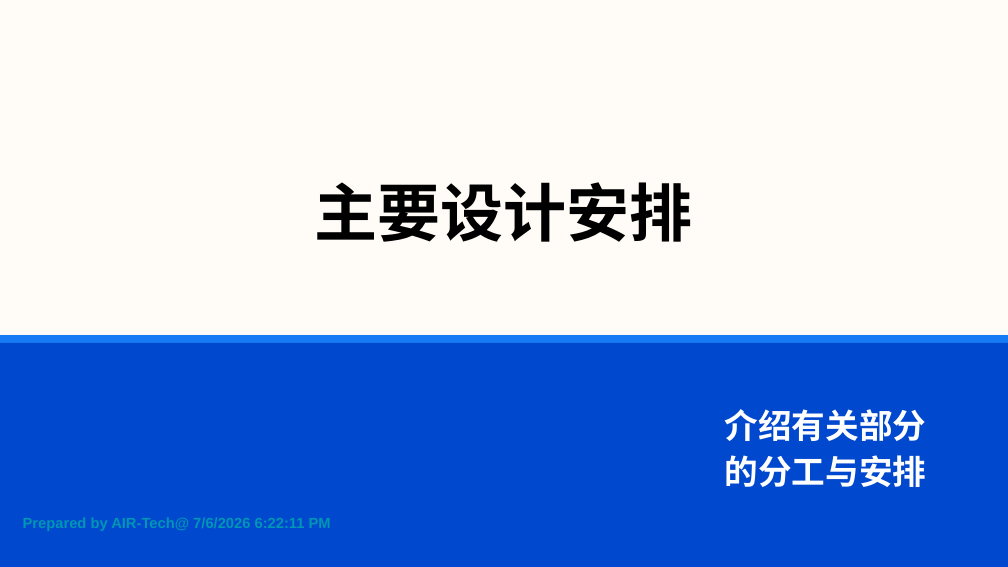
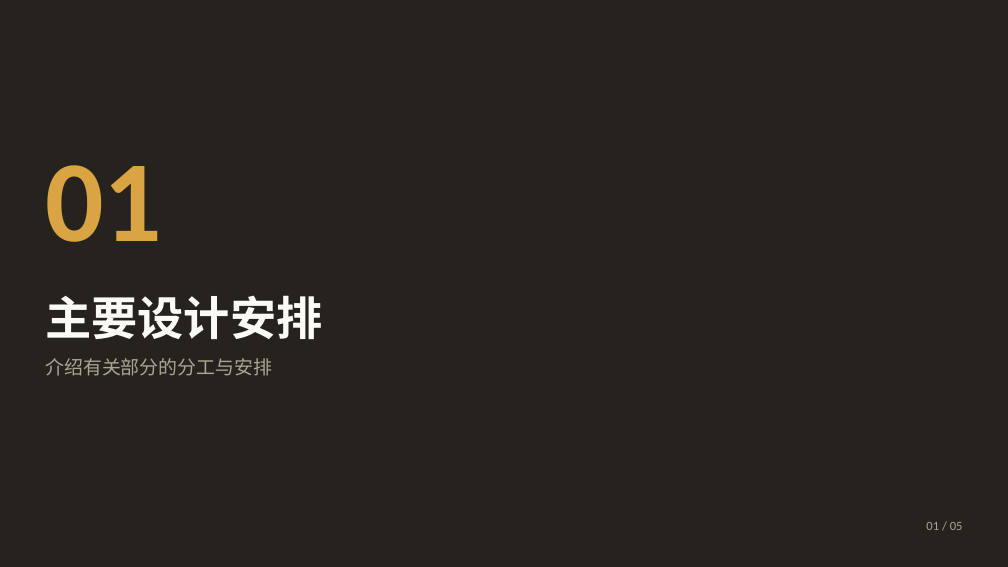
Before and after one commit to cyx3705/0000-000-Template, a slide deck: slide 3 of Unused/b-Office/项目报告.pptx. Drawn at 1008x567 pixels with LibreOffice and Linux fonts; fonts in the diff are those of the drawing; background and template pictures are left out. Boxes give left, top, right and bottom in pixels: in the first picture for what was removed or moved away, otherwise in the second. Text is boxed around its words. In the diff, an @@ line names an element or a change of style, - is before the commit and + after.

```diff
--- a/Unused/b-Office/项目报告.pptx
+++ b/Unused/b-Office/项目报告.pptx
@@ background #FFFCF7 to #26231E @@
@@ text added at <box>45,165,162,242</box>, 110 pt, text #D9A441, bold @@
+01
@@ text "主要设计安排": place and size @@
-text "主要设计安排" at <box>315,182,693,242</box>
+text "主要设计安排" at <box>45,295,322,339</box>
@@ text "主要设计安排" at <box>45,295,322,339</box>: size 60 to 44 pt, text colour #000000 to #FBFAF7; alignment centre to left; vertical alignment top to middle @@
@@ rectangle removed at <box>0,335,1008,559</box> @@
-·
@@ rectangle removed at <box>0,343,1008,567</box> @@
@@ text at <box>45,358,272,376</box>: text changed; size 32 to 18 pt; font Arial to Noto Sans CJK SC; text colour #FFFFFF to #ACA593; bold off @@
-介绍有关部分
-的分工与安排
+介绍有关部分的分工与安排
@@ text removed at <box>23,517,331,531</box> @@
-Prepared by AIR-Tech@ 7/6/2026 6:22:11 PM
@@ text added at <box>926,522,963,530</box>, 12 pt, text #ACA593 @@
+01 / 05
```
Also in this commit, not shown: 15 other slides changed, 6 slides added, 6 slides removed, 6 other files.
